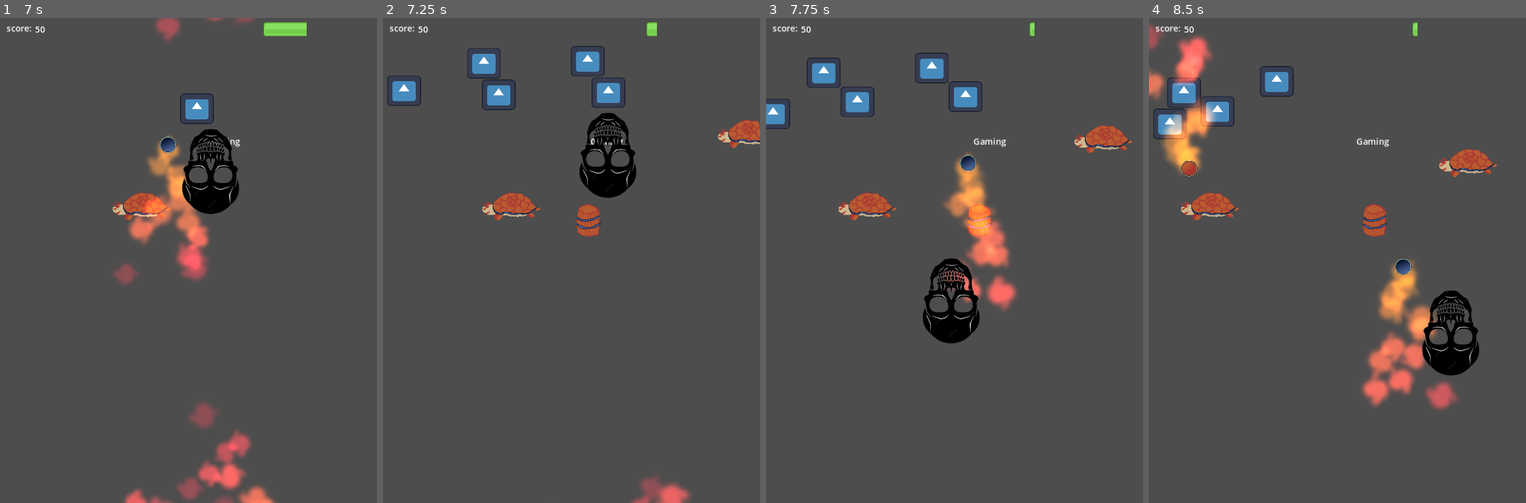
Above: before the commit, frames 1-4 (left to right).
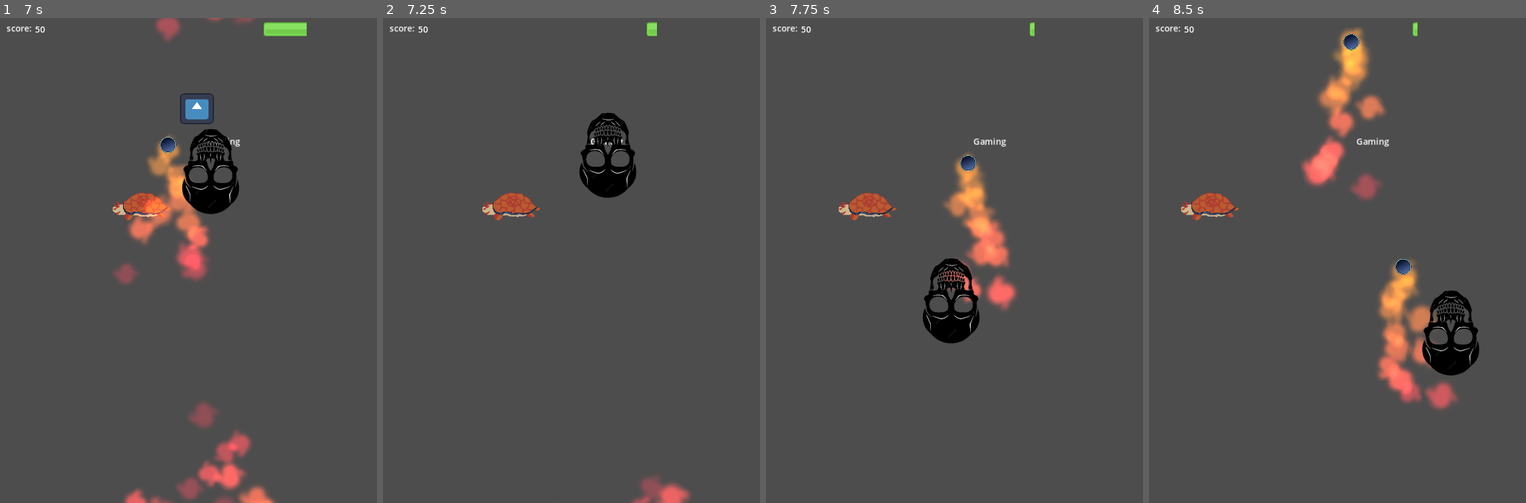
Above: after the commit, the same moments.

Repository: vaarnio/purgatory-gmtk2023
Game: Godot game, scene res://scenes/menu.tscn
Two runs of this game, one before a commit and one after it. Both use one fixed random seed, a clock stepped at 60 frames per second and the inputs below. The engine's default icon, where the game draws it, is replaced by a stand-in: a white triangle on a blue panel in a dark square.
Inputs (mouse positions are in pixels of both pictures, inside the frame that each line leads up to):
- Up to frame 1 (7 s): click "Play" at 0.5 s; tap Enter (ui_accept) at 1.25, 1.52, 2.27, 3.77, 4.52, 5.27, 6.77 s; move the mouse to (169, 357) at 1.27 s; move the mouse to (301, 333) at 2.02 s; move the mouse to (75, 187) at 2.77 s; move the mouse to (207, 260) at 3.52 s; move the mouse to (131, 139) at 4.27 s; move the mouse to (271, 236) at 5.02 s; move the mouse to (113, 284) at 5.77 s; move the mouse to (226, 153) at 6.52 s
- Up to frame 2 (7.25 s): no input
- Up to frame 3 (7.75 s): move the mouse to (935, 357) at 7.27 s; tap Enter (ui_accept) at 7.52 s
- Up to frame 4 (8.5 s): move the mouse to (1450, 333) at 8.02 s; tap Enter (ui_accept) at 8.27 s

Frame 1 is identical in both runs. In frame 2, 2.4% of the frame differs, in the area x 1-100%, y 5-46%; in frame 3, 2.5%; in frame 4, 9.1%, in the area x 0-93%, y 1-81%.
Error before the commit: Invalid call. Nonexistent function 'hit' in base 'CharacterBody2D (Player.gd)'. (res://scripts/Bullet.gd:56)

Commit message:
Fix enemy shooting bug

Diff:
--- a/scripts/Bullet.gd
+++ b/scripts/Bullet.gd
@@ -52,5 +52,5 @@
 		body.hit()
 	if body.is_in_group("blocking_enemy"):
 		_killSelf()
-	if self.type == "AttackBullet":
-		body.hit()
+		if self.type == "AttackBullet":
+			body.hit()
